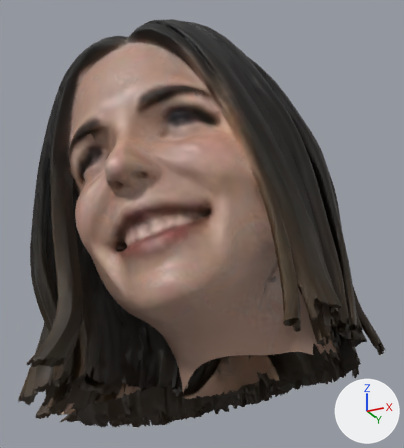
An edit to the glTF model head_andrea.glb, drawn before and after from the same camera.
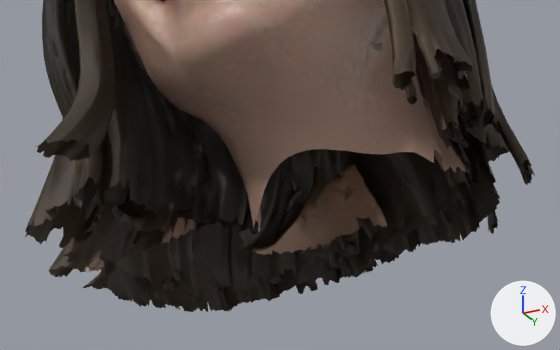
There are two pictures of each version: one whole from a camera (50 mm lens) standing at (0.323, -0.717, 0.345) and looking at (-0.041, 0.012, 0.673), one close up from a camera (50 mm lens) standing at (0.292, -0.654, 0.168) and looking at (-0.061, 0.053, 0.486). Lighting does not change. The marker at lower right points along +X, +Y and +Z. The older version's two pictures come first. Vertices at exactly the same position are counted once.
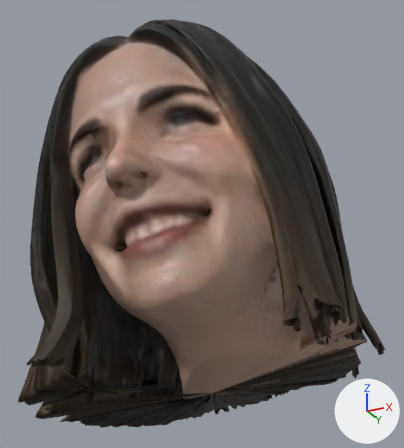
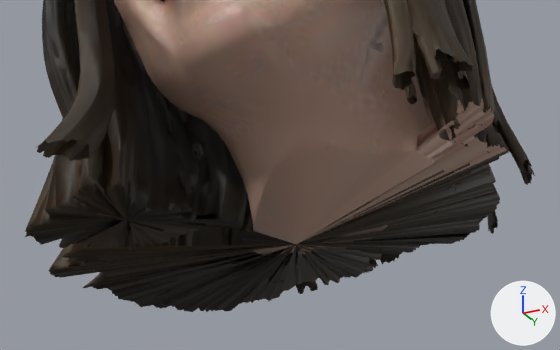
Location of each change, (x1, y1, x2, y2) in pixels of the close-ups (560 x 350 px):
part 1 of me_mesh_0, added: after (25, 176, 242, 253)
part 2 of me_mesh_0, added: after (49, 99, 509, 312)

What the commit changed:
me_mesh_0 is used by ob_mesh_0; location (0.0, 0.0, 0.0).
me_mesh_0 had 25303 vertices, 48802 faces and spanned x -0.321..0.19, y -0.274..0.28, z 0.38..0.95.
me_mesh_0 now has 25305 vertices, 50379 faces and spans x -0.321..0.19, y -0.274..0.28, z 0.38..0.95.
me_mesh_0 part 1: 1 vertex added at x -0.19, y -0.044, z 0.424.
me_mesh_0 part 2: 1 vertex added at x -0.079, y 0.13, z 0.43.
